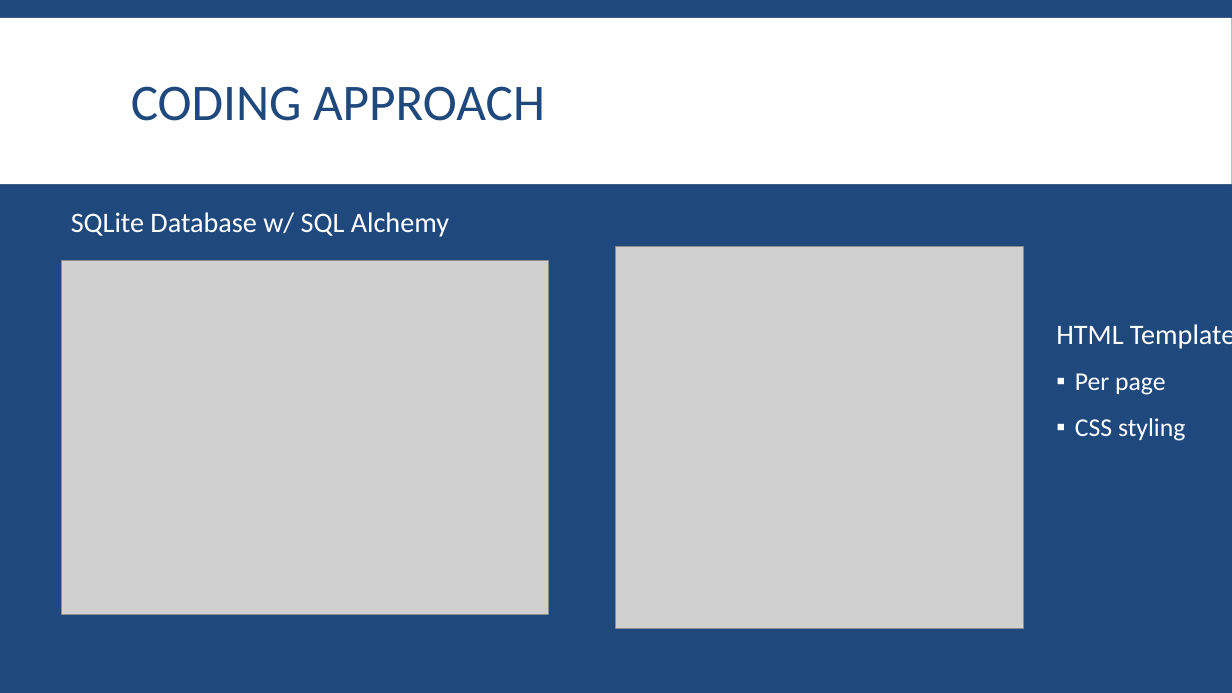
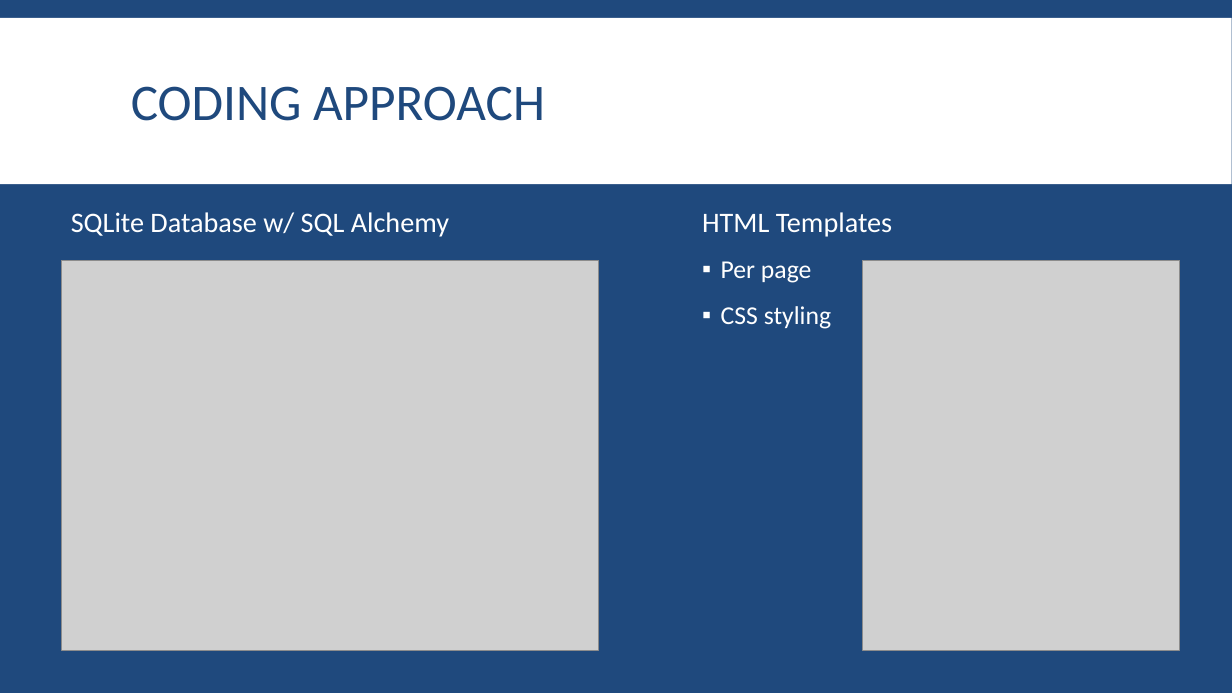
Before and after one commit to sheygarga/Project2Group1, a slide deck: slide 6 of State of the Sun_Group1 PPT_032018.pptx. Drawn at 1232x693 pixels with LibreOffice and Linux fonts; fonts in the diff are those of the drawing; grey boxes stand for pictures. Boxes give left, top, right and bottom in pixels: in the first picture for what was removed or moved away, otherwise in the second. Text is boxed around its words. In the diff, an @@ line names an element or a change of style, - is before the commit and + after.

```diff
--- a/State of the Sun_Group1 PPT_032018.pptx
+++ b/State of the Sun_Group1 PPT_032018.pptx
@@ text "HTML Templates" rewrapped from <box>1056,326,1185,441</box> to <box>702,212,892,329</box> @@
@@ picture: place and size @@
-picture at <box>62,261,549,615</box>
+picture at <box>62,261,599,651</box>
@@ picture removed at <box>616,247,1024,628</box> @@
@@ picture added at <box>862,261,1179,651</box> @@
```
Also in this commit, not shown: 1 other slide changed, 1 other file.
